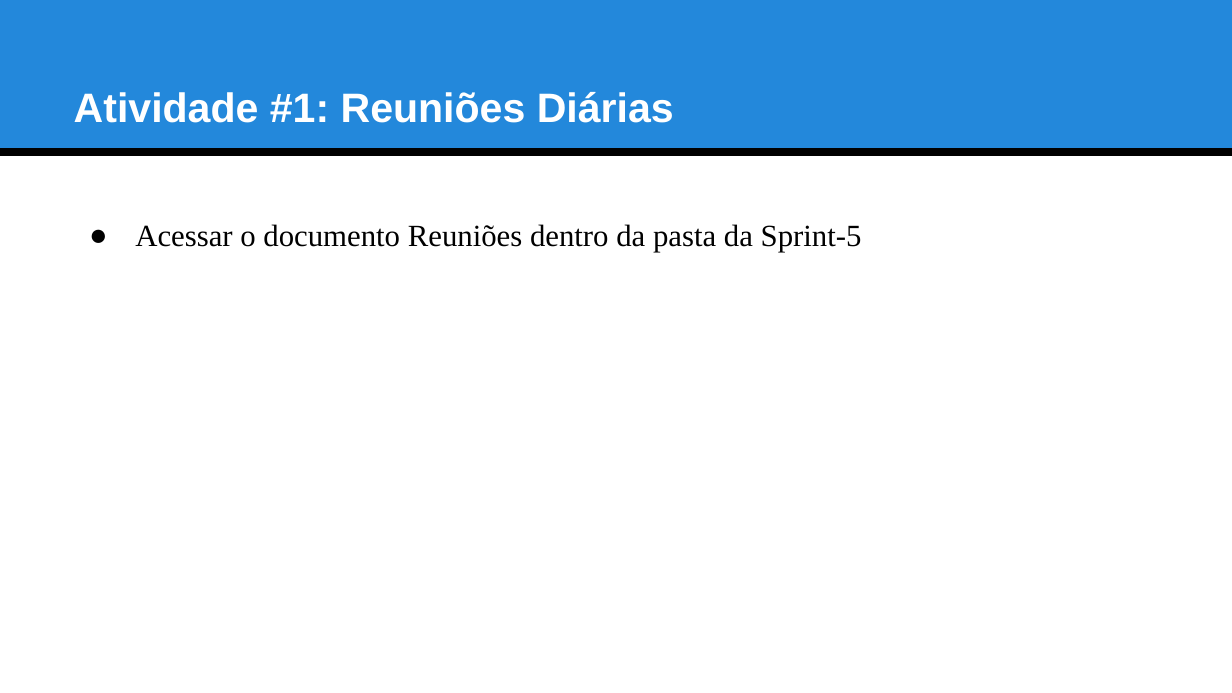
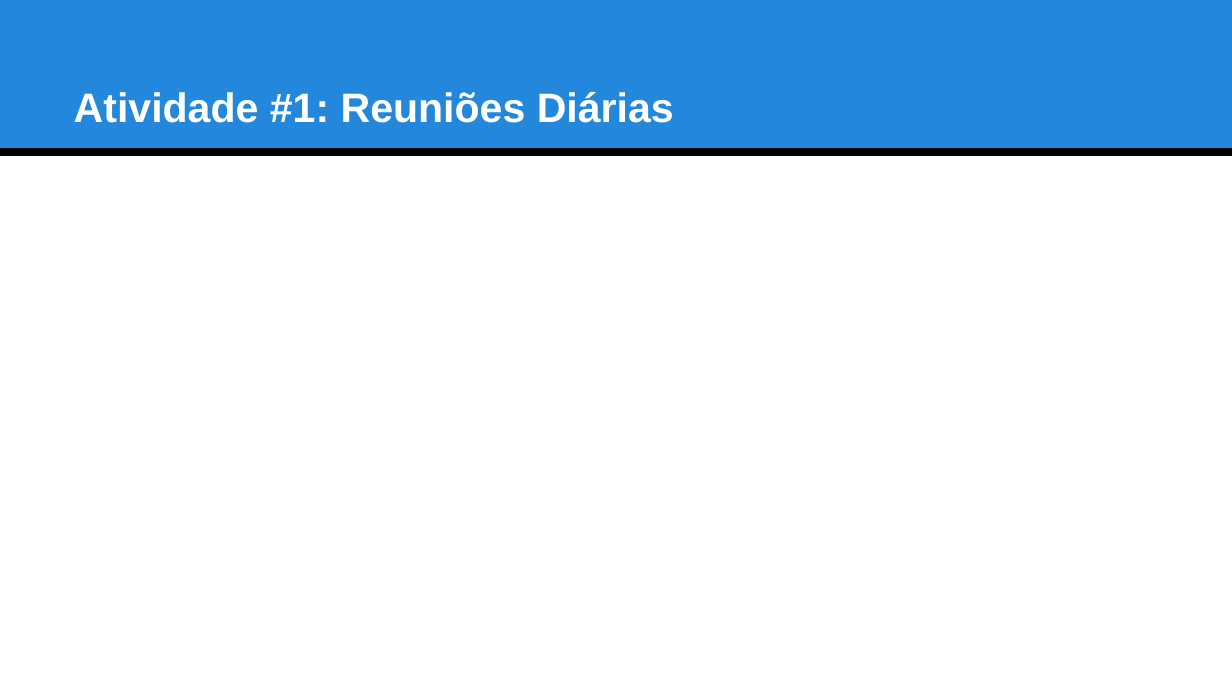
Before and after one commit to ufrpe-uast/adocao, a slide deck: slide 8 of Sprint-6/Artefatos_Sprint6.pptx. Drawn at 1232x693 pixels with LibreOffice and Linux fonts; fonts in the diff are those of the drawing. Boxes give left, top, right and bottom in pixels: in the first picture for what was removed or moved away, otherwise in the second. Text is boxed around its words. In the diff, an @@ line names an element or a change of style, - is before the commit and + after.

```diff
--- a/Sprint-6/Artefatos_Sprint6.pptx
+++ b/Sprint-6/Artefatos_Sprint6.pptx
@@ text removed at box(135, 224, 862, 252) @@
-● Acessar o documento Reuniões dentro da pasta da Sprint-5
```
Also in this commit, not shown: 3 other slides changed, 1 other file.
